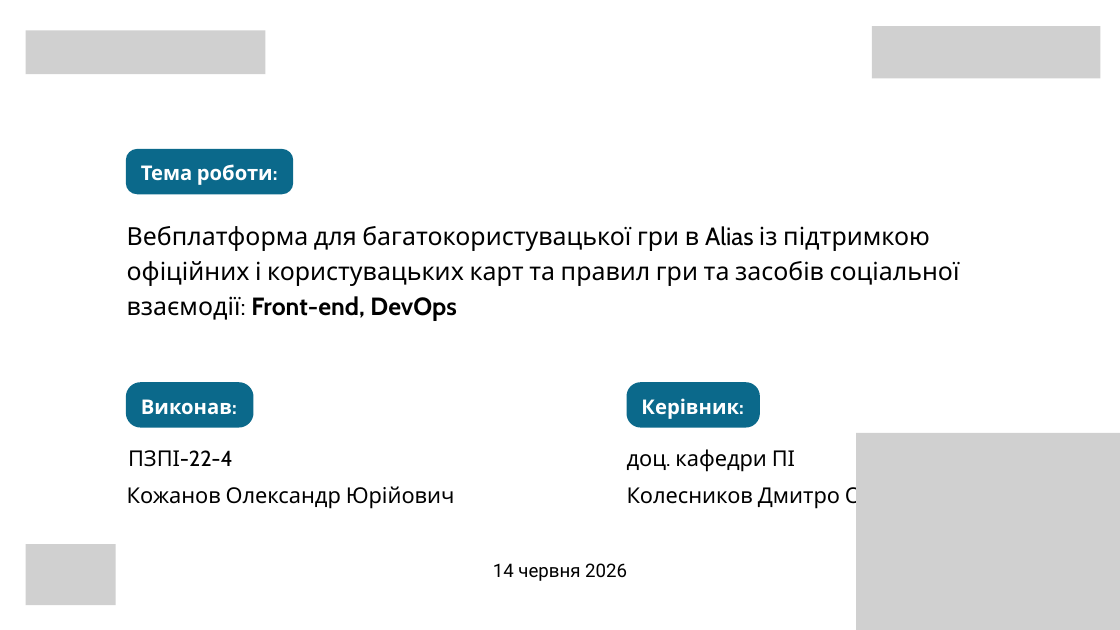
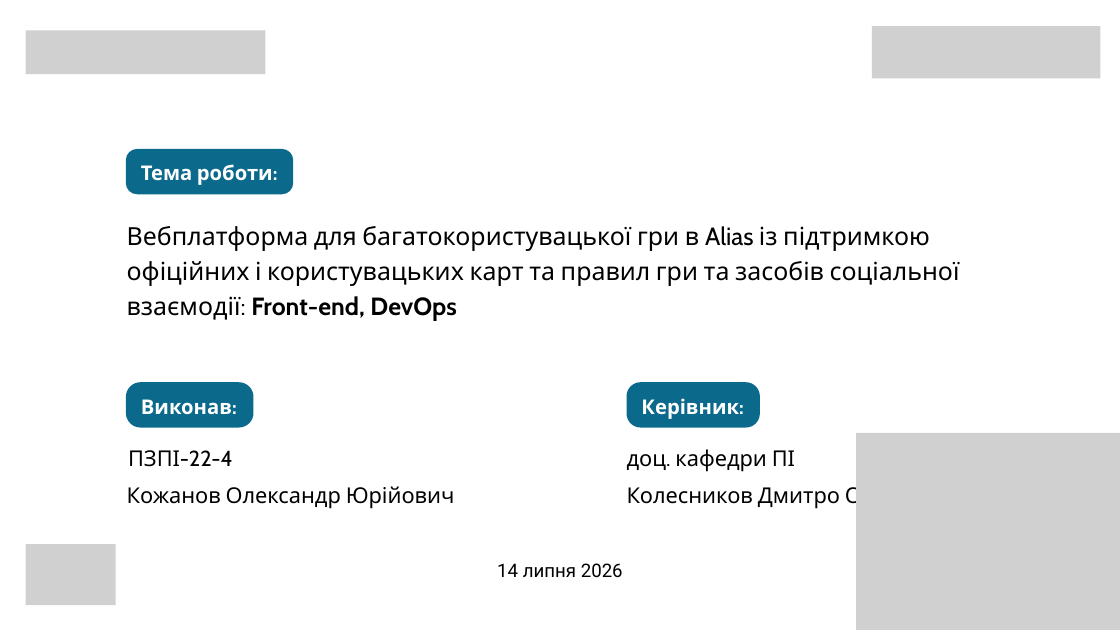
Before and after one commit to NureLisovyiNykyta/alias, a slide deck: slide 1 of docs/2026_B_PI_PZPI-22-4_Kozhanov_O_Y/2026_Б_ПІ_ПЗПІ-22-4_Кожанов_О_Ю.pptx. Drawn at 1120x630 pixels with LibreOffice and Linux fonts; fonts in the diff are those of the drawing; grey boxes stand for pictures. Boxes give left, top, right and bottom in pixels: in the first picture for what was removed or moved away, otherwise in the second. Text is boxed around its words. In the diff, an @@ line names an element or a change of style, - is before the commit and + after.

Commit message:
fixed kozhanov pptx file

```diff
--- a/docs/2026_B_PI_PZPI-22-4_Kozhanov_O_Y/2026_Б_ПІ_ПЗПІ-22-4_Кожанов_О_Ю.pptx
+++ b/docs/2026_B_PI_PZPI-22-4_Kozhanov_O_Y/2026_Б_ПІ_ПЗПІ-22-4_Кожанов_О_Ю.pptx
@@ text at [497, 563, 623, 578]: text changed @@
-14 червня 2026
+14 липня 2026
```
